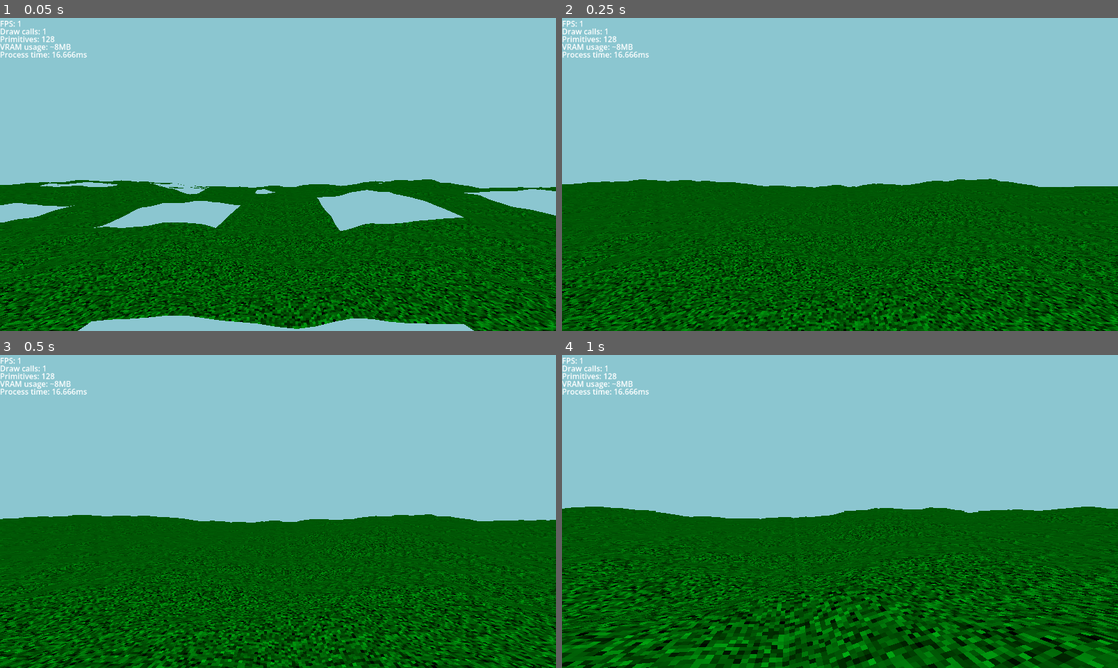
Above: before the commit, frames 1-4 (two rows, left to right).
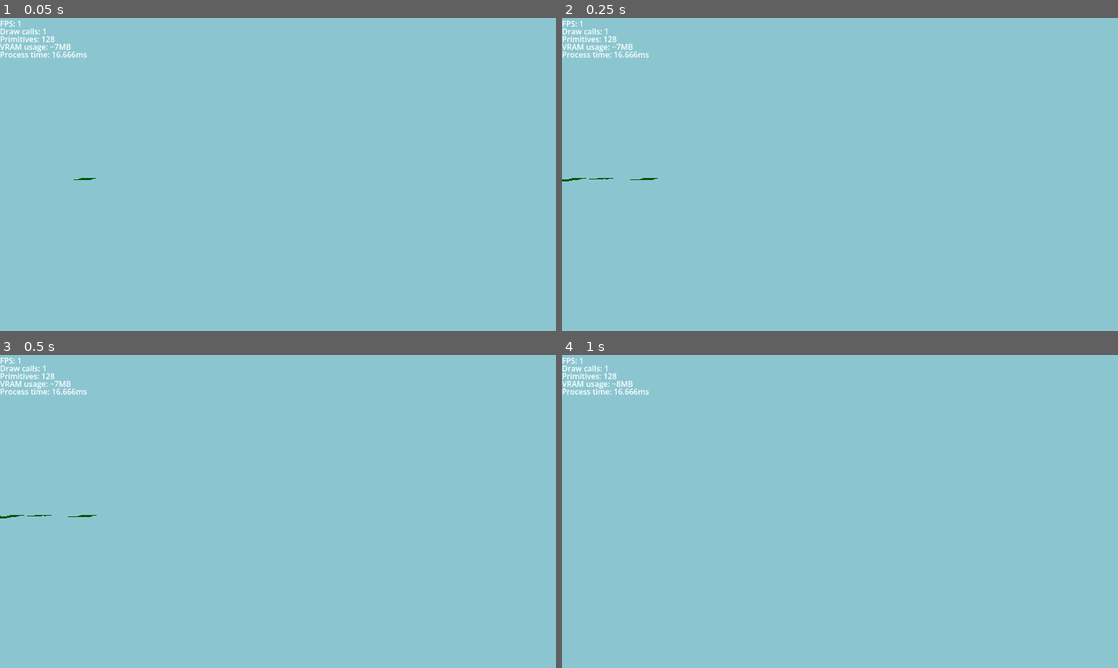
Above: after the commit, the same moments.

Repository: omthegg/NoiseShooter
Game: Godot game, scene res://source/scene_manager/scene_manager.tscn
The game is run twice, just before and just after one commit, with the same random seed, the same clock (stepped at 60 frames per second) and the same inputs. The engine's default icon, where the game draws it, is replaced by a stand-in: a white triangle on a blue panel in a dark square.
Inputs (mouse positions are in pixels of both pictures, inside the frame that each line leads up to):
- Up to frame 1 (0.05 s): no input
- Up to frame 2 (0.25 s): no input
- Up to frame 3 (0.5 s): no input
- Up to frame 4 (1 s): move the mouse to (867, 511) at 0.52 s; hold W (move_forward) from 0.53 s (still down); tap Space (jump) at 0.77 s

The runs differ from the first frame. In frame 1, 40% of the frame differs, in the area x 0-100%, y 8-100%; in frame 2, 47%; in frame 3, 48%; in frame 4, 50%, in the area x 0-100%, y 48-100%.

Commit message:
Performance improvement

Diff:
--- a/project.godot
+++ b/project.godot
@@ -56,6 +56,11 @@
 "events": [Object(InputEventKey,"resource_local_to_scene":false,"resource_name":"","device":-1,"window_id":0,"alt_press …(195 unchanged characters)…
 ]
 }
+pause={
+"deadzone": 0.2,
+"events": [Object(InputEventKey,"resource_local_to_scene":false,"resource_name":"","device":-1,"window_id":0,"alt_pressed":false,"shift_pressed":false,"ctrl_pressed":false,"meta_pressed":false,"pressed":false,"keycode":0,"physical_keycode":4194305,"key_label":0,"unicode":0,"location":0,"echo":false,"script":null)
+]
+}
 
 [physics]
 
--- a/source/character_controller/character_controller.gd
+++ b/source/character_controller/character_controller.gd
@@ -18,6 +18,9 @@
 
 
 func _input(event: InputEvent) -> void:
+	if Input.mouse_mode != Input.MOUSE_MODE_CAPTURED:
+		return
+
 	if event is InputEventMouseMotion:
 		#var ratio:float = float(get_window().size.y) / float(get_window().size.x)
 		character.rotate_y(-event.relative.x * Settings.mouse_sens)
--- a/source/scene_manager/scene_manager.gd
+++ b/source/scene_manager/scene_manager.gd
@@ -12,3 +12,9 @@
 			get_window().mode = Window.Mode.MODE_WINDOWED
 		else:
 			get_window().mode = Window.Mode.MODE_FULLSCREEN
+
+	if event.is_action_pressed("pause"):
+		if Input.mouse_mode == Input.MOUSE_MODE_CAPTURED:
+			Input.mouse_mode = Input.MOUSE_MODE_VISIBLE
+		else:
+			Input.mouse_mode = Input.MOUSE_MODE_CAPTURED
--- a/source/scene_manager/scene_manager.tscn
+++ b/source/scene_manager/scene_manager.tscn
@@ -11,7 +11,7 @@
 [node name="World" parent="." unique_id=803635652 instance=ExtResource("1_ivaf7")]
 
 [node name="Player" parent="." unique_id=1796999096 instance=ExtResource("2_y51ae")]
-transform = Transform3D(1, 0, 0, 0, 1, 0, 0, 0, 1, 0, 3.7364793, 0)
+transform = Transform3D(1, 0, 0, 0, 1, 0, 0, 0, 1, 0, 5, 0)
 
 [node name="UI" type="Control" parent="." unique_id=981451238]
 layout_mode = 3
--- a/source/world/world.gd
+++ b/source/world/world.gd
@@ -1,6 +1,8 @@
 extends Node3D
 
 @export var noise_texture:NoiseTexture2D
+
+const chunk_dimension:int = 20
 
 var chunk_packed_scene:PackedScene = preload("res://source/chunk/chunk.tscn")
 
@@ -10,9 +12,15 @@
 
 var chunk_check_thread:Thread = Thread.new()
 
+var render_distance:int = 20
+
 
 func _physics_process(_delta: float) -> void:
 	var player:CharacterBody3D = get_parent().get_node("Player")
+
+	var grid_player_position:Vector3 = player.global_position.snapped(Vector3(20.0, 20.0, 20.0))
+	if !(grid_player_position in loaded_chunks):
+		player.velocity = Vector3.ZERO
 
 	if !chunk_check_thread.is_alive():
 		if chunk_check_thread.is_started():
@@ -21,8 +29,10 @@
 		chunk_check_thread.start(Callable(self, "update_lists").bind(player.global_position))
 	#update_lists(player.global_position)
 
-	for chunk in chunks_to_load:
-		generate_chunk(chunk.x, chunk.z)
+	#for chunk in chunks_to_load:
+	#	generate_chunk(chunk.x, chunk.z)
+	if chunks_to_load.size() > 0:
+		generate_chunk(chunks_to_load[0].x, chunks_to_load[0].z)
 
 	for chunk in chunks_to_unload:
 		chunks_to_unload.erase(chunk)
@@ -37,8 +47,12 @@
 func update_lists(player_position:Vector3) -> void:
 	var grid_player_position:Vector3 = player_position.snapped(Vector3(20.0, 20.0, 20.0))
 
-	var chunks_range_x:Array = range(grid_player_position.x-100, grid_player_position.x+100, 20)
-	var chunks_range_z:Array = range(grid_player_position.z-100, grid_player_position.z+100, 20)
+	var r:int = render_distance * chunk_dimension
+	var chunks_range_x:Array = range(grid_player_position.x-r,
+	grid_player_position.x+r, chunk_dimension)
+
+	var chunks_range_z:Array = range(grid_player_position.z-r,
+	grid_player_position.z+r, chunk_dimension)
 
 	var chunks_to_keep:PackedVector3Array = []
 
